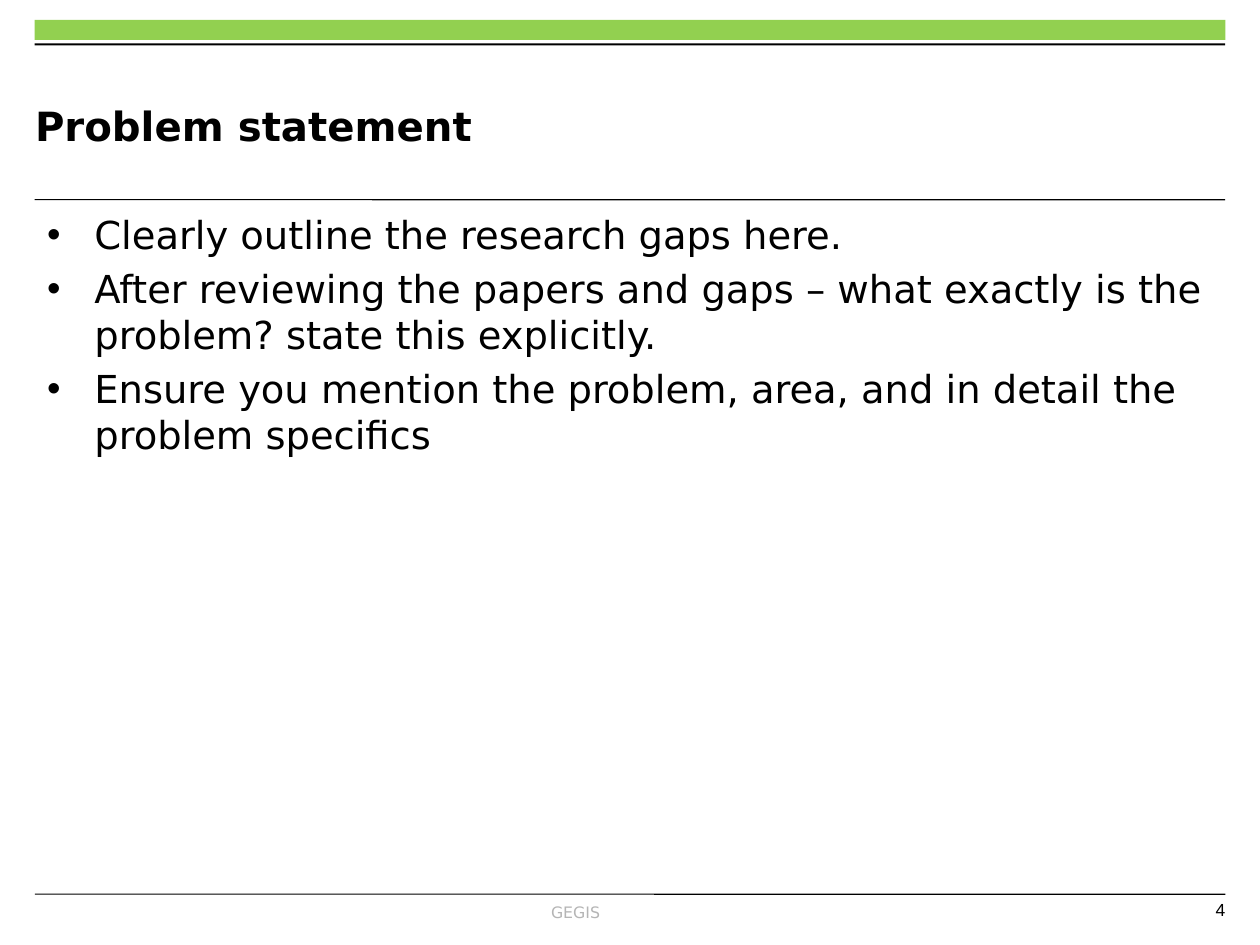
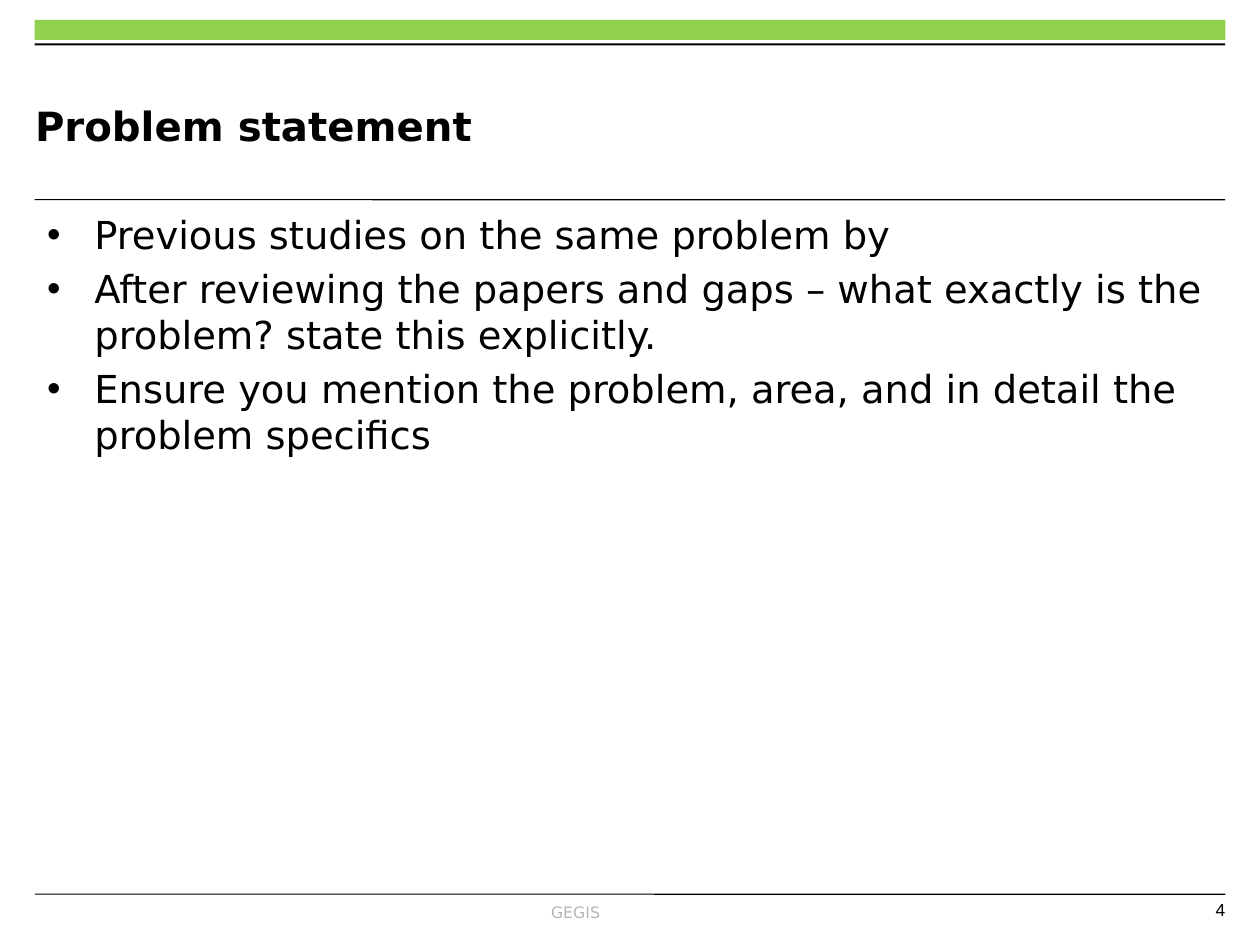
Before and after one commit to OkomoJacob/FinalYearProject, a slide deck: slide 4 of MY PRESENTATION.pptx. Drawn at 1260x945 pixels with LibreOffice and Linux fonts; fonts in the diff are those of the drawing; background and template pictures are left out. Boxes give left, top, right and bottom in pixels: in the first picture for what was removed or moved away, otherwise in the second. Text is boxed around its words. In the diff, an @@ line names an element or a change of style, - is before the commit and + after.

Commit message:
:fire:, :pencil:, :books: :camera: :hammer: Write-ups reshape

```diff
--- a/MY PRESENTATION.pptx
+++ b/MY PRESENTATION.pptx
@@ text at <box>94,219,890,257</box>: text changed @@
-• Clearly outline the research gaps here.
+• Previous studies on the same problem by
```
